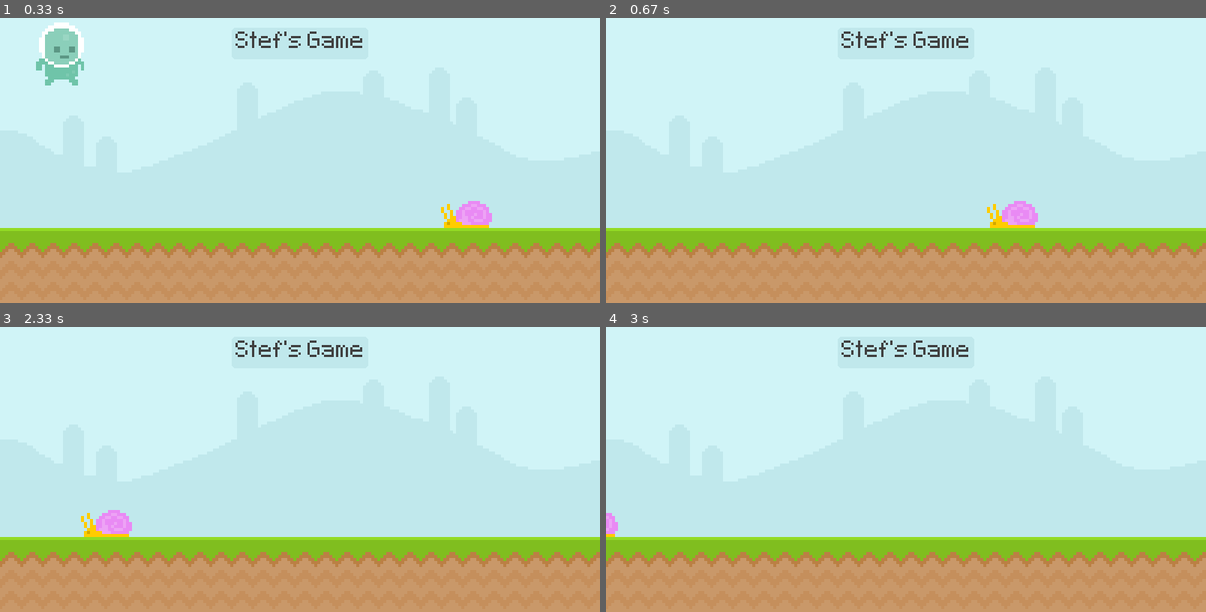
Above: before the commit, frames 1-4 (two rows, left to right).
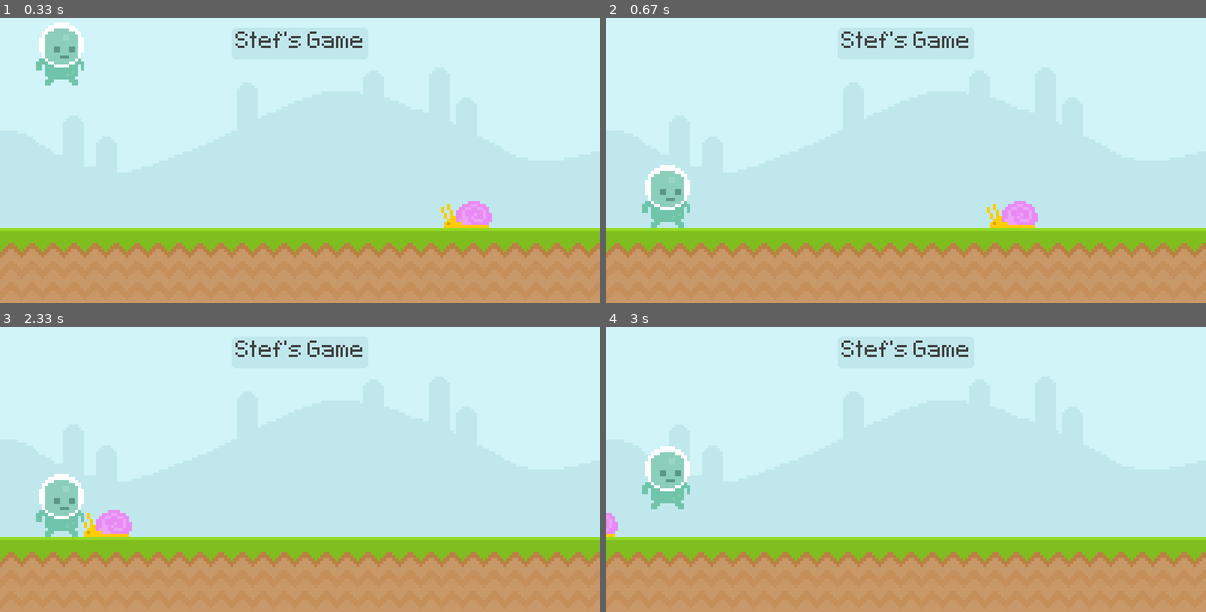
Above: after the commit, the same moments.

Repository: StefMcCuistion/PyGame-Practice-Exercises
Game: pygame game, started from src/runner.py
The game is run twice, just before and just after one commit, with the same random seed, the same clock (stepped at 60 frames per second) and the same inputs.
Inputs:
- Up to frame 1 (0.33 s): no input
- Up to frame 2 (0.67 s): tap Space at 0.33 s
- Up to frame 3 (2.33 s): tap Space at 1.67, 2.07 s
- Up to frame 4 (3 s): tap Space at 2.37, 2.57, 2.9 s

Frame 1 is identical in both runs. In frame 2, 1.3% of the frame differs, in the area x 6-14%, y 51-74%; in frame 3, 1.3%; in frame 4, 1.3%.

Commit message:
Disabled air jumping

Diff:
--- a/src/runner.py
+++ b/src/runner.py
@@ -29,7 +29,7 @@
                 pg.quit()
                 exit()
             if event.type == pg.KEYDOWN:
-                if event.key == pg.K_SPACE:
+                if event.key == pg.K_SPACE and player_rect.bottom == 300:
                     gravity = -20
         screen.blit(bg_surf)
         screen.blit(ground_surf, (0, 300))
